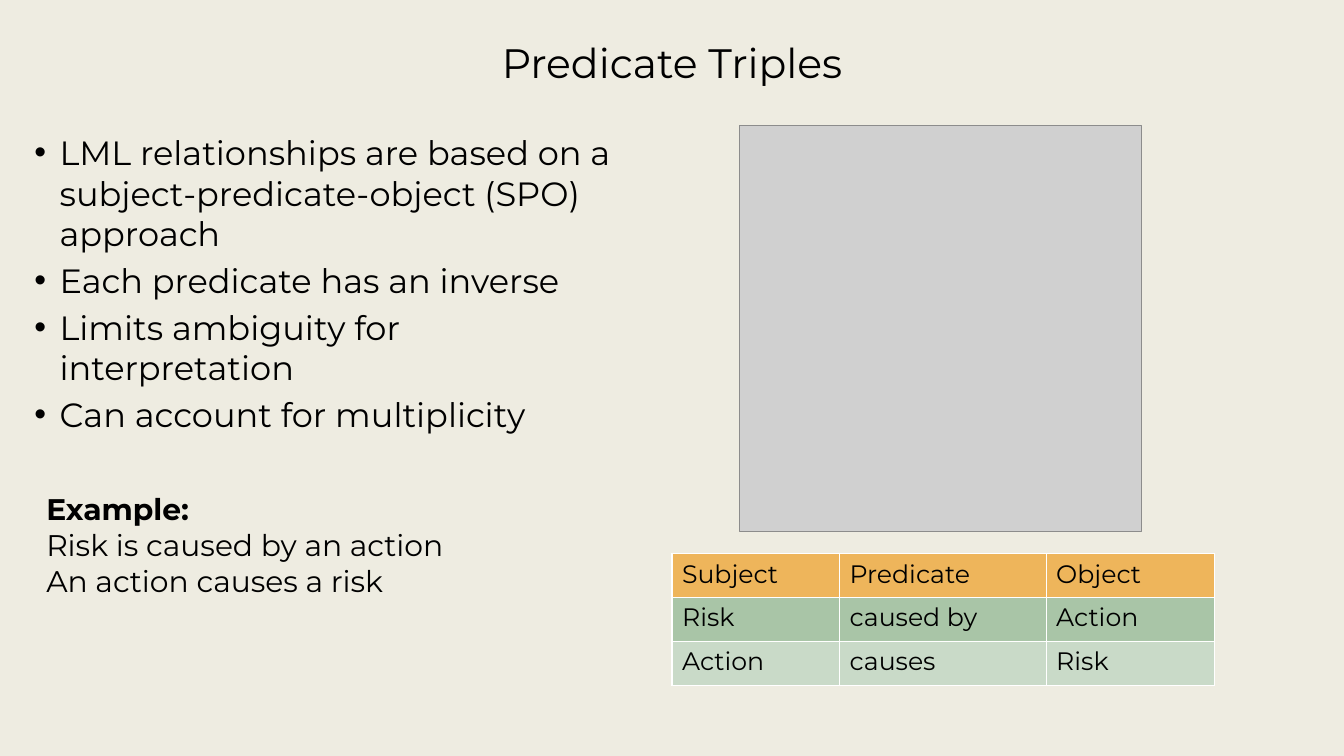
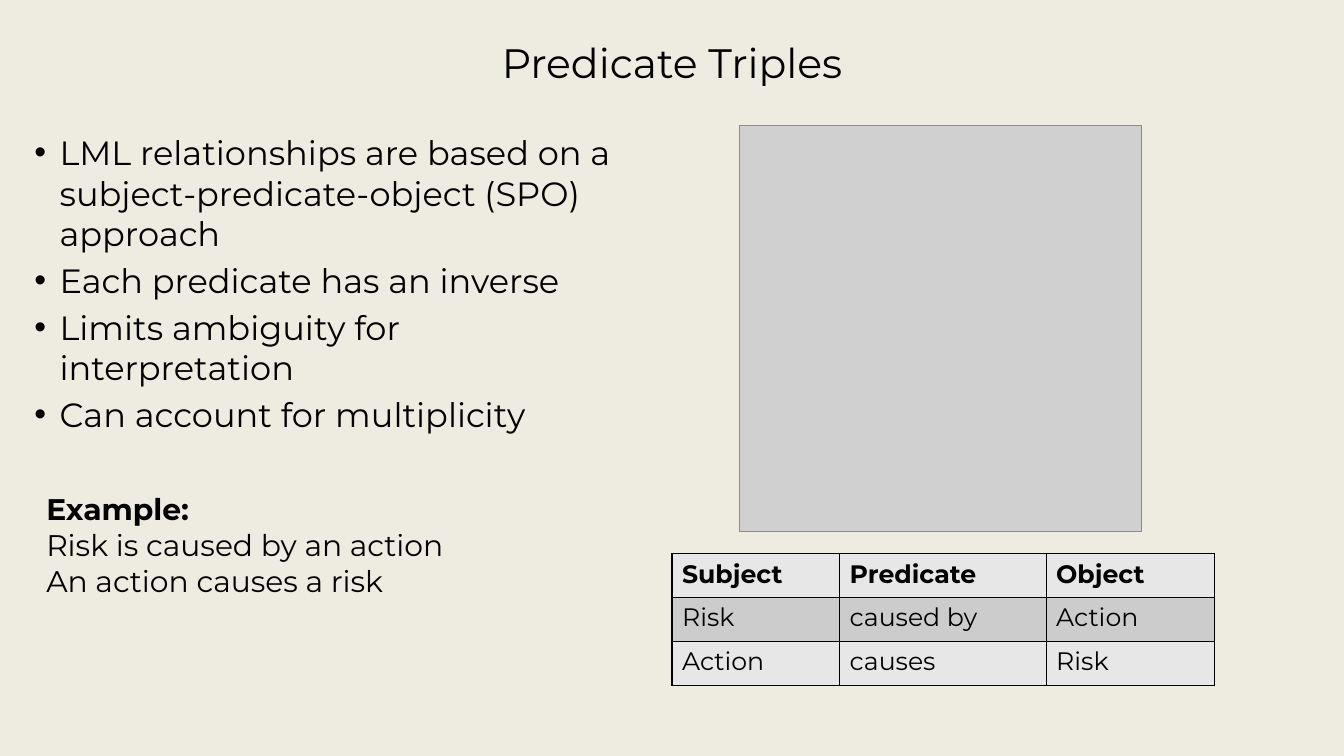
Before and after one commit to srudder16/Lifecycle_Modeling, a slide deck: slide 23 of 2025_WSRC/2026 WSRC Tutorial - 1.pptx. Drawn at 1344x756 pixels with LibreOffice and Linux fonts; fonts in the diff are those of the drawing; grey boxes stand for pictures; background and template pictures are left out. Boxes give left, top, right and bottom in pixels: in the first picture for what was removed or moved away, otherwise in the second. Text is boxed around its words. In the diff, an @@ line names an element or a change of style, - is before the commit and + after.

```diff
--- a/2025_WSRC/2026 WSRC Tutorial - 1.pptx
+++ b/2025_WSRC/2026 WSRC Tutorial - 1.pptx
@@ table at [673, 554, 1215, 685] @@
@@ fill #EEB55B to #E7E7E7 in row 1 @@
@@ fill #A9C5A7 to #CCCCCC in row 2 @@
@@ fill #C9DAC8 to #E7E7E7 in row 3 @@
@@ bold on in "Subject", "Predicate", "Object" @@
@@ borders changed @@
```
Also in this commit, not shown: 17 other slides changed, 1 slide added, 1 slide removed.
